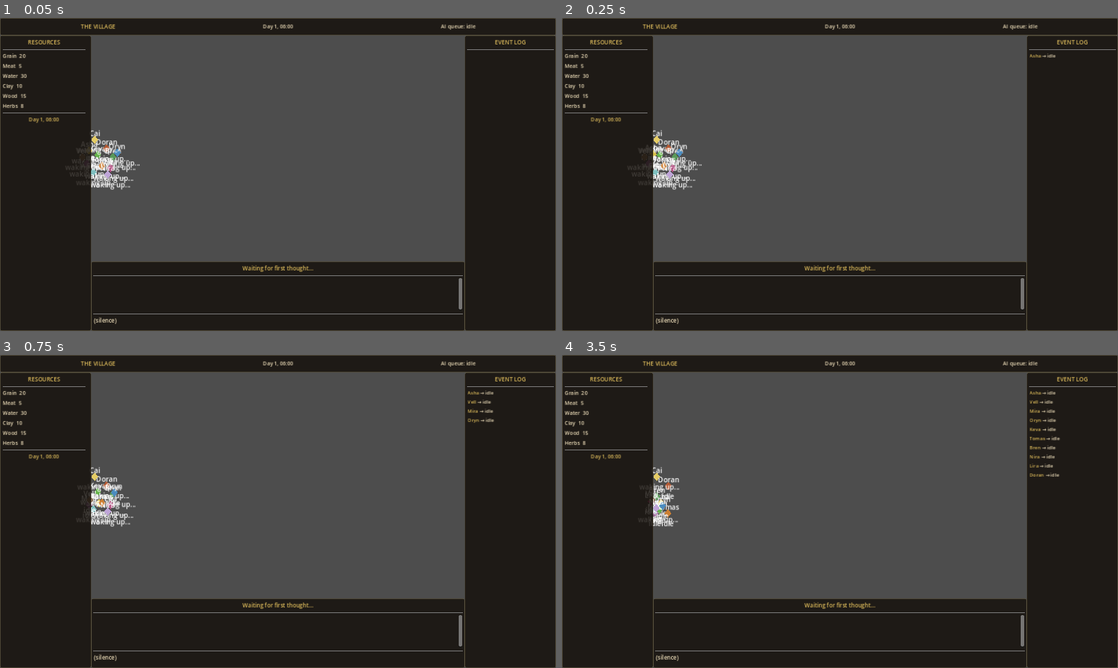
Above: before the commit, frames 1-4 (two rows, left to right).
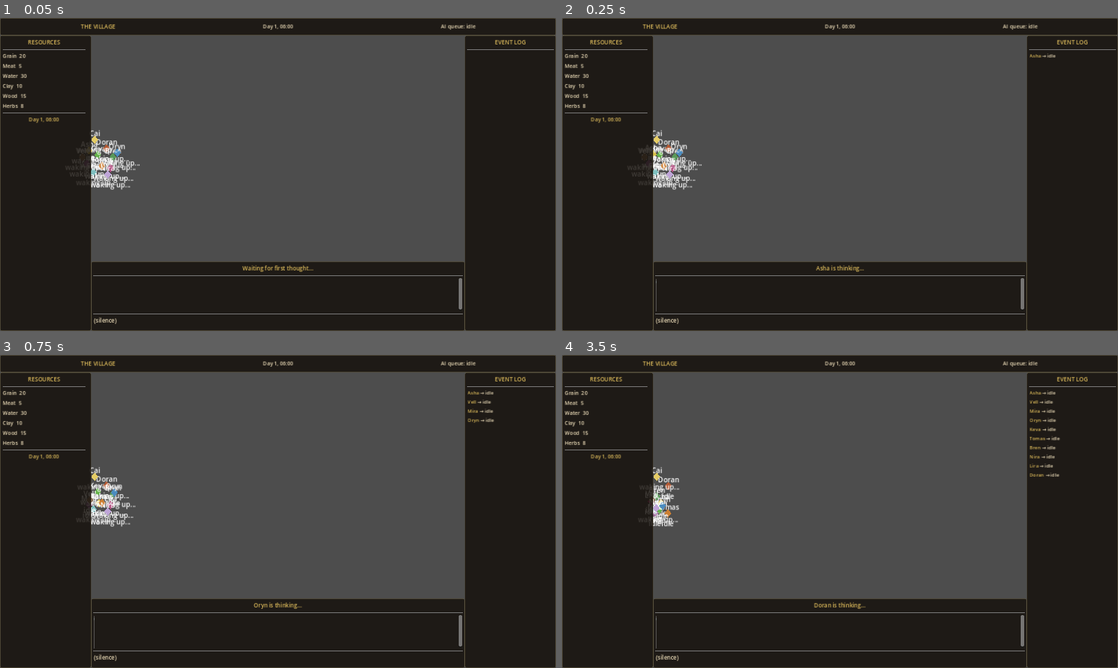
Above: after the commit, the same moments.

Repository: BronzeVille/TheVillage
Game: Godot game, scene res://scenes/world/World.tscn
Two runs of this game, one before a commit and one after it. Both use one fixed random seed, a clock stepped at 60 frames per second and the inputs below.
Inputs:
- Up to frame 1 (0.05 s): no input
- Up to frame 2 (0.25 s): no input
- Up to frame 3 (0.75 s): hold Right (ui_right) from 0.53 s (still down)
- Up to frame 4 (3.5 s): release Right (ui_right) at 1.28 s; hold Down (ui_down) 1.28-2.03 s; hold Right (ui_right) 2.03-2.78 s; hold Up (ui_up) from 2.78 s (still down)

Frame 1 is identical in both runs. In frame 2, 0.1% of the frame differs, in the area x 16-57%, y 78-94%; in frame 3, 0.1%; in frame 4, 0.2%.
Error in both runs: Trying to assign value of type 'Nil' to a variable of type 'Dictionary'. (res://scripts/AIQueue.gd:126)

Commit message:
Fix thought panel stuck on placeholder when thinking mode is off
thought_updated only fired when a thinking chain was present, which never
happens with think=false. Fall back to the action's reason field so the
bottom panel always updates after the first decision.

https://claude.ai/code/session_01WiKkr13qDJpjfjw1EoWKGn

Diff:
--- a/scripts/Villager.gd
+++ b/scripts/Villager.gd
@@ -258,11 +258,15 @@
 				content  = content.substr(te + 8).strip_edges()
 
 	_last_thought = thinking
-	if not thinking.is_empty():
-		thought_updated.emit(self, thinking)
 
 	var action_data := _parse_action(content)
 	_start_action(action_data)
+
+	# Show thinking chain if available, otherwise show the reason from the action
+	var thought_display: String = thinking if not thinking.is_empty() \
+		else action_data.get("reason", "")
+	if not thought_display.is_empty():
+		thought_updated.emit(self, thought_display)
 
 
 func _parse_action(content: String) -> Dictionary:
